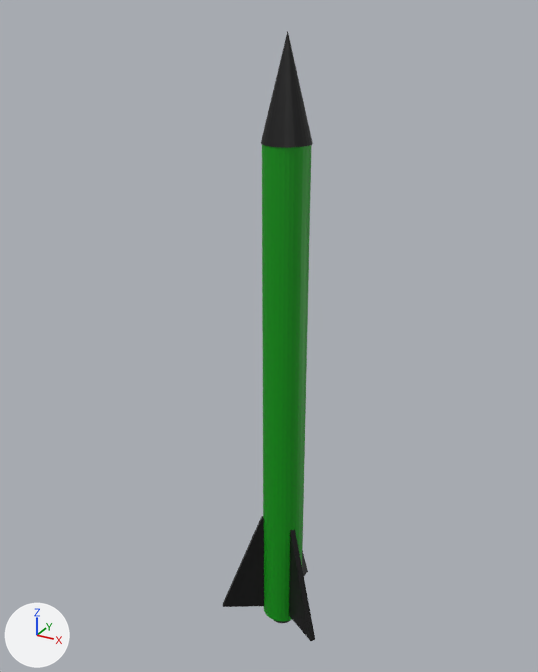
An edit to the Blender file Assets/rocket.blend, drawn before and after from the same camera.
Both versions are drawn from a camera (50 mm lens) standing at (5.06, -9.73, 6.11) and looking at (-0.41, 0.21, 1.14). Every picture has the same lights, and +X, +Y and +Z are marked at lower left.
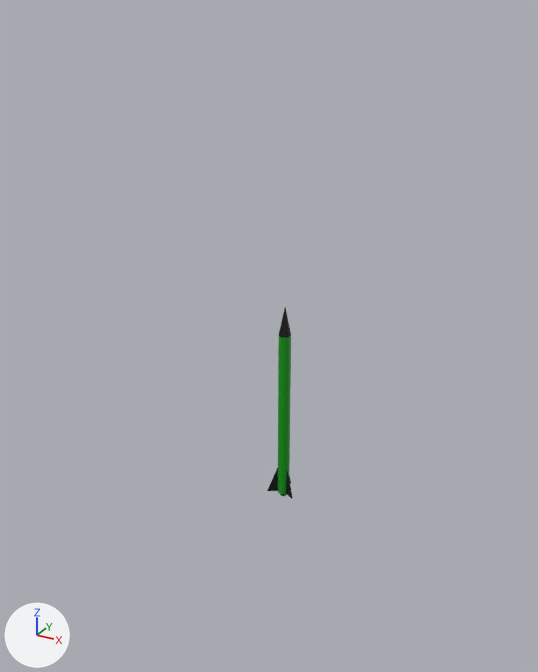
What changed in the scene script:
```text
Change me_cone:
    where me_cone.from_pydata(...)  # 57 vertices, 47 faces; spans x -1.0..1.0, y -1.0..1.0, z -8.64..2.95
    used by ob_cone; location = (0.0, 0.0, 4.73); scale = (0.375, 0.375, 0.375)
    verts and faces of me_cone; kept vertices keep their numbers, new ones are numbered from 57
    before: 32 (0.0, 0.0, 2.95) at pixel (287, 30)
    me_cone part 1
    add verts[32] = (0.0, 0.0, 4.26)  # moved, pixel (285, 305)
Change me_cube_003:
    used by ob_cube_002; location = (0.05, -0.06, 0.0); rotation_euler = (0.0, 0.0, 4.189), in degrees (0, 0, 240)
    verts and faces of me_cube_003; kept vertices keep their numbers, new ones are numbered from 8
    before: 0 (-0.05, 0.05, -4.22), 1 (-0.05, 0.05, -2.22), 2 (-0.05, 1.0, -4.22) at pixel (315, 639), 3 (-0.05, 0.26, -2.22) at pixel (294, 525), 4 (0.05, 0.05, -4.22)
    before: 5 (0.05, 0.05, -2.22), 6 (0.05, 1.0, -4.22) at pixel (310, 641), 7 (0.05, 0.26, -2.22) at pixel (289, 527)
    remove me_cube_003.from_pydata(...)  # 8 vertices, 6 faces; spans x -0.05..0.05, y 0.05..1.0, z -4.22..-2.22
    add me_cube_003.from_pydata(...)  # 24 vertices, 18 faces; spans x -0.44..0.45, y -0.27..0.49, z -0.47..0.47
    me_cube_003 part 2
    add delete_vertices([*range(0, 8)])  # with the faces that use them
    me_cube_003 part 3
    18 vertices are added at x -0.44..0.45, y -0.27..0.49, z -0.47..0.47
    6 new vertices lie (0.0, 0.0, 0.94) away from vertices in x -0.06..0.07, y -0.05..0.05, z -0.47
    18 new faces join them
Add me_cylinder_003:
    me_cylinder_003.from_pydata(...)  # a 32-sided cylinder along z spanning x -1.0..1.0, y -1.0..1.0, z -1.0..1.0
    me_cylinder_003.materials.append(mat_material_001)  # green #00980a
Remove ob_cylinder:
    ob_cylinder = bpy.data.objects.new('Cylinder', me_cylinder)
    ob_cylinder.location = (0.0, 0.0, 0.0)
Change ob_cone:
    ob_cone.location: (0.0, 0.0, 4.73) -> (0.0, 0.0, 1.42)
    ob_cone.scale: (0.375, 0.375, 0.375) -> (0.101, 0.101, 0.0946)
Remove ob_cube:
    ob_cube = bpy.data.objects.new('Cube', me_cube_001)
    ob_cube.location = (0.0, 0.0, 0.0)
Remove ob_cube_001:
    ob_cube_001 = bpy.data.objects.new('Cube.001', me_cube_002)
    ob_cube_001.location = (-0.09, -0.1, 0.0)
    ob_cube_001.rotation_euler = (0.0, 0.0, 2.094)  # degrees (0, 0, 120)
Change ob_cube_002:
    ob_cube_002.location: (0.05, -0.06, 0.0) -> (0.0, 0.0, -1.42)
    ob_cube_002.scale: (1.0, 1.0, 1.0) -> (0.551, 0.551, 0.551)
Add ob_cylinder_002:
    ob_cylinder_002 = bpy.data.objects.new('Cylinder.002', me_cylinder_003)
    ob_cylinder_002.location = (0.0, 0.0, -0.18)
    ob_cylinder_002.scale = (0.102, 0.102, 1.5)
```

Pixel boxes [x1, y1, x2, y2] of what changed, in the pictures (538 x 672 px):
'Cylinder', deleted (green): before [262, 145, 312, 621]
'Cone', reshaped, moved, rescaled: before [261, 31, 313, 148]; after [279, 307, 291, 338]
'Cube.001', deleted: before [223, 516, 264, 607]
'Cylinder.002', added (green): after [278, 336, 291, 494]
'Cube.002', reshaped, moved, rescaled: before [289, 530, 315, 641]; after [267, 468, 293, 499]
'Cube', deleted: before [302, 550, 308, 576]
part 2 of me_cube_003, deleted: before [289, 530, 315, 641]
part 3 of me_cube_003, added: after [267, 468, 293, 499]
